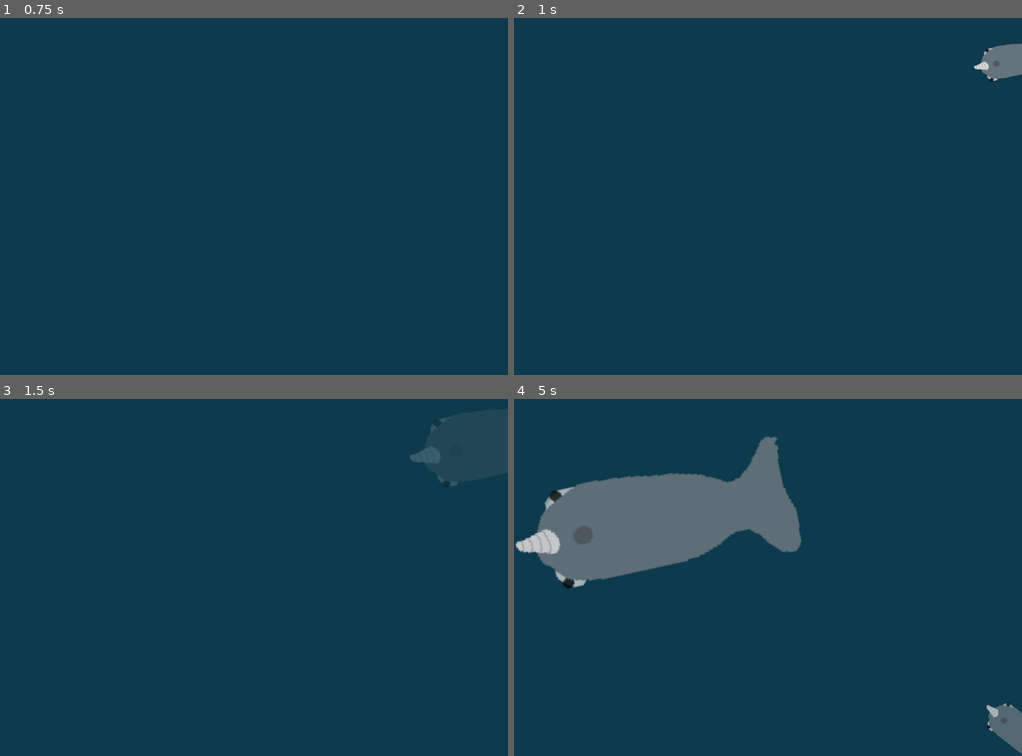
Above: before the commit, frames 1-4 (two rows, left to right).
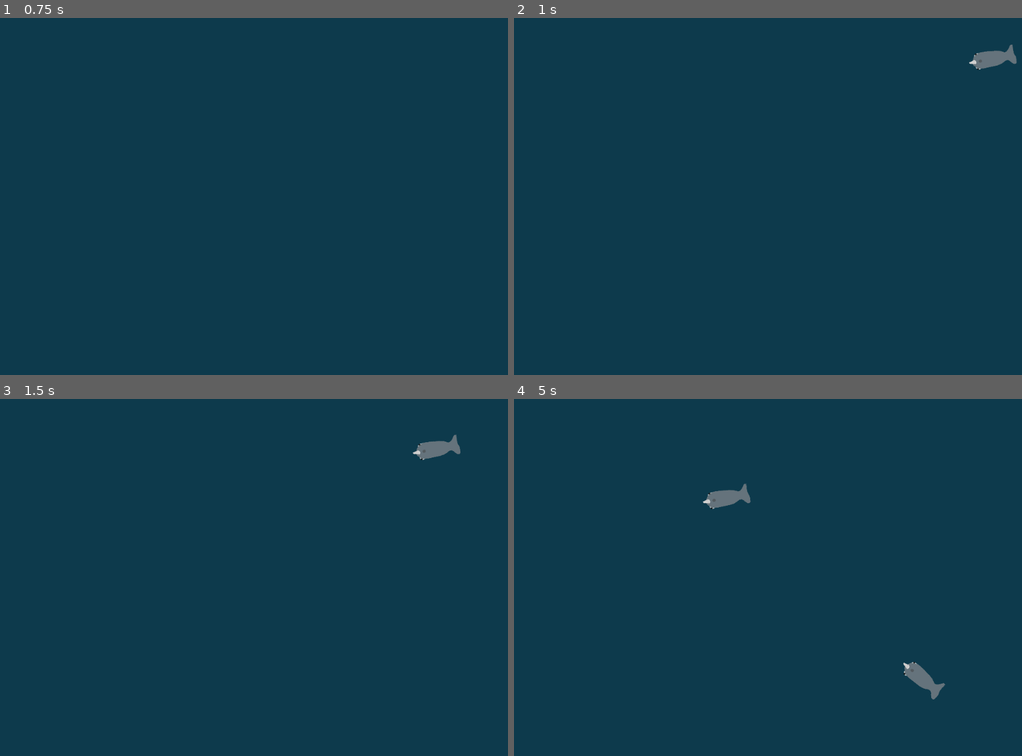
Above: after the commit, the same moments.

Repository: Unmeshme/task2
Game: Godot game, scene res://src/water_pond.tscn
The game is run twice, just before and just after one commit, with the same random seed, the same clock (stepped at 60 frames per second) and the same inputs.
Inputs (mouse positions are in pixels of both pictures, inside the frame that each line leads up to):
- Up to frame 1 (0.75 s): tap Enter at 0.5 s; move the mouse to (365, 178) at 0.52 s; press the mouse at (365, 178) at 0.53 s
- Up to frame 2 (1 s): no input
- Up to frame 3 (1.5 s): move the mouse to (502, 438) at 1.27 s; release the mouse at (502, 438) at 1.28 s; click (502, 438) at 1.35 s
- Up to frame 4 (5 s): move the mouse to (1016, 731) at 2.02 s; press the mouse at (1016, 731) at 2.03 s; move the mouse to (742, 648) at 2.77 s; release the mouse at (742, 648) at 2.78 s; click (742, 648) at 2.85 s; move the mouse to (920, 631) at 3.52 s; press the mouse at (920, 631) at 3.53 s; move the mouse to (615, 523) at 4.27 s; release the mouse at (615, 523) at 4.28 s; click (615, 523) at 4.35 s

Frame 1 is identical in both runs. In frame 2, 0.6% of the frame differs, in the area x 89-100%, y 7-18%; in frame 3, 0.5%; in frame 4, 13%, in the area x 0-100%, y 10-100%.

Commit message:
feat(Update): updated the functionality and cleared bugs

Diff:
--- a/src/fish.gd
+++ b/src/fish.gd
@@ -1,25 +1,50 @@
 extends Area2D
 
 const SPEED: float = 60.0
-const MAX_SIZE: Vector2 = Vector2(3.0, 3.0)
+const EDGE_MARGIN: float = 30.0 #top and bottom
+const EDGE_MARGIN_X: float = 60.0
+
+const NORMAL_SCALE: Vector2 = Vector2(0.5, 0.5)
+const MAX_SIZE: Vector2 = Vector2(1.0, 1.0)
 const HOVER_DURATION: float = 0.4
+
 const BOOST_DURATION: float = 3.0 # How long the speed boost lasts in seconds
+const BOOST_SPEED_MULTIPLIER: float = 4.0
+
+const STYLE_CHANGE_MIN_INTERVAL: float = 3.0
+const STYLE_CHANGE_MAX_INTERVAL: float = 6.0
+
+
+const TWEEN_STYLES: Array = [
+	[Tween.TRANS_LINEAR, Tween.EASE_IN_OUT],
+	[Tween.TRANS_SINE, Tween.EASE_IN_OUT],
+	[Tween.TRANS_QUAD, Tween.EASE_OUT],
+	[Tween.TRANS_CIRC, Tween.EASE_IN_OUT],
+	[Tween.TRANS_CUBIC, Tween.EASE_OUT],
+]
 
 var position_tween: Tween
 var scale_tween: Tween
 var blink_tween: Tween
 var boost_timer: Timer
+var style_timer: Timer
+var is_hovered: bool = false
 
 func _ready() -> void:
 	position_tween = Tween.new()
 	scale_tween = Tween.new()
 	blink_tween = Tween.new()
 	boost_timer = Timer.new()
+	style_timer = Timer.new()
 
 	add_child(position_tween)
 	add_child(scale_tween)
 	add_child(blink_tween)
 	add_child(boost_timer)
+	add_child(style_timer)
+
+	scale = NORMAL_SCALE
+	add_to_group("fish")
 
 	position_tween.connect("tween_completed", self, "_on_tween_completed")
 
@@ -27,9 +52,18 @@
 	boost_timer.one_shot = true
 	boost_timer.connect("timeout", self, "_on_boost_timeout")
 
-# Hover entered: freeze position movement and scale up
+	# Fires every 3-6s so the swim style varies even mid-flight
+	style_timer.one_shot = true
+	style_timer.connect("timeout", self, "_on_style_timer_timeout")
+
+
 func _on_fish_mouse_entered() -> void:
+	if not _should_take_hover_focus():
+		return
+
+	is_hovered = true
 	position_tween.stop_all()
+	style_timer.paused = true
 
 	scale_tween.remove(self, "scale")
 	scale_tween.interpolate_property(
@@ -43,29 +77,52 @@
 	)
 	scale_tween.start()
 
-# Hover exited: scale down and resume position movement
+
 func _on_fish_mouse_exited() -> void:
+	if not is_hovered:
+		return
+	is_hovered = false
+	_shrink_to_normal()
+	position_tween.resume_all()
+	style_timer.paused = false
+
+func _shrink_to_normal() -> void:
 	scale_tween.remove(self, "scale")
 	scale_tween.interpolate_property(
 		self,
 		"scale",
 		scale,
-		Vector2(1.0, 1.0),
+		NORMAL_SCALE,
 		HOVER_DURATION,
 		Tween.TRANS_LINEAR,
 		Tween.EASE_IN_OUT
 	)
 	scale_tween.start()
 
-	position_tween.resume_all()
+
+func _should_take_hover_focus() -> bool:
+	for m_other in get_tree().get_nodes_in_group("fish"):
+		if m_other == self or not m_other.is_hovered:
+			continue
+		if m_other.z_index > z_index:
+			return false
+		m_other.is_hovered = false
+		m_other._shrink_to_normal()
+		m_other.position_tween.resume_all()
+		m_other.style_timer.paused = false
+	return true
 
 
 func _on_fish_input_event(_p_viewport: Viewport, p_event: InputEvent, _p_shape_idx: int) -> void:
 	if p_event.is_action_pressed("left_click"):
+		#here remove the position tween?
 		_apply_speed_boost()
+		_on_fish_mouse_exited()
+		move()
+
 
 func _apply_speed_boost() -> void:
-	position_tween.playback_speed = 4.0
+	position_tween.playback_speed = BOOST_SPEED_MULTIPLIER
 
 	boost_timer.start(BOOST_DURATION)
 
@@ -95,7 +152,7 @@
 	blink_tween.start()
 
 
-# Triggered when boost duration expires
+
 func _on_boost_timeout() -> void:
 	position_tween.playback_speed = 1.0
 
@@ -103,29 +160,33 @@
 	blink_tween.remove_all()
 	modulate.a = 1.0
 
+
 func move() -> void:
-	var m_screen_size: Vector2 = _fall_back_screen_size()
-
-	position.x = clamp(position.x, 2.0, m_screen_size.x - 2.0)
-	position.y = clamp(position.y, 2.0, m_screen_size.y - 2.0)
+	var m_bounds: Rect2 = _get_bounds()
+
+	position.x = clamp(position.x, m_bounds.position.x, m_bounds.end.x)
+	position.y = clamp(position.y, m_bounds.position.y, m_bounds.end.y)
 
 	var m_direction: Vector2 = Vector2.DOWN.rotated(rotation)
-	var m_end_position: Vector2 = _find_end_position(position, m_direction)
+	var m_end_position: Vector2 = _find_end_position(position, m_direction, m_bounds)
 
 	var m_distance: float = position.distance_to(m_end_position)
 	var m_duration: float = m_distance / SPEED
 
 	position_tween.remove(self, "position")
-	_create_twin_with_different_property(m_end_position, m_duration)
+	_start_position_tween(m_end_position, m_duration)
 	position_tween.start()
 
-func _find_end_position(p_start_pos: Vector2, p_dir: Vector2) -> Vector2:
-	var m_screen_bounds: Rect2 = Rect2(Vector2.ZERO, _fall_back_screen_size())
+	style_timer.stop()
+	style_timer.start(rand_range(STYLE_CHANGE_MIN_INTERVAL, STYLE_CHANGE_MAX_INTERVAL))
+
+
+func _find_end_position(p_start_pos: Vector2, p_dir: Vector2, p_bounds: Rect2) -> Vector2:
 	var m_shortest_travel_time: float = INF
 
 	if p_dir.x != 0.0:
-		var m_time_to_left_edge: float = (m_screen_bounds.position.x - p_start_pos.x) / p_dir.x
-		var m_time_to_right_edge: float = (m_screen_bounds.end.x - p_start_pos.x) / p_dir.x
+		var m_time_to_left_edge: float = (p_bounds.position.x - p_start_pos.x) / p_dir.x
+		var m_time_to_right_edge: float = (p_bounds.end.x - p_start_pos.x) / p_dir.x
 
 		if m_time_to_left_edge > 0.0:
 			m_shortest_travel_time = min(m_shortest_travel_time, m_time_to_left_edge)
@@ -133,8 +194,8 @@
 			m_shortest_travel_time = min(m_shortest_travel_time, m_time_to_right_edge)
 
 	if p_dir.y != 0.0:
-		var m_time_to_top_edge: float = (m_screen_bounds.position.y - p_start_pos.y) / p_dir.y
-		var m_time_to_bottom_edge: float = (m_screen_bounds.end.y - p_start_pos.y) / p_dir.y
+		var m_time_to_top_edge: float = (p_bounds.position.y - p_start_pos.y) / p_dir.y
+		var m_time_to_bottom_edge: float = (p_bounds.end.y - p_start_pos.y) / p_dir.y
 
 		if m_time_to_top_edge > 0.0:
 			m_shortest_travel_time = min(m_shortest_travel_time, m_time_to_top_edge)
@@ -145,70 +206,52 @@
 
 
 
-#create 5-6 different type of tween and then add them in the move function dynamically choosing or something so everything else is decoupled
-func _create_twin_with_different_property(p_end_position: Vector2, p_duration: float) ->void:
-	var m_random : int = randi() % 5
-	#we might be able to utilize,
-	if m_random == 0:
-		position_tween.interpolate_property(
+func _start_position_tween(p_end_position: Vector2, p_duration: float) -> void:
+	var m_style: Array = TWEEN_STYLES[randi() % TWEEN_STYLES.size()]
+	position_tween.interpolate_property(
 		self,
 		"position",
 		position,
 		p_end_position,
 		p_duration,
-		Tween.TRANS_LINEAR,
-		Tween.EASE_IN_OUT
-	)
-	elif m_random == 1:
-		position_tween.interpolate_property(
-		self,
-		"position",
-		position,
-		p_end_position,
-		p_duration,
-		Tween.TRANS_CIRC,
-		Tween.EASE_IN_OUT
-	)
-	elif m_random == 2:
-		position_tween.interpolate_property(
-		self,
-		"position",
-		position,
-		p_end_position,
-		p_duration,
-		Tween.TRANS_QUAD,
-		Tween.EASE_OUT
-	)
-	elif m_random == 3:
-		position_tween.interpolate_property(
-		self,
-		"position",
-		position,
-		p_end_position,
-		p_duration,
-		Tween.TRANS_ELASTIC,
-		Tween.EASE_IN
-	)
-	else:
-		position_tween.interpolate_property(
-		self,
-		"position",
-		position,
-		p_end_position,
-		p_duration,
-		Tween.TRANS_BOUNCE,
-		Tween.EASE_OUT_IN
+		m_style[0],
+		m_style[1]
 	)
 
 
 func _on_tween_completed(_p_object: Object, p_key: NodePath) -> void:
 	if p_key == NodePath(":position"):
+		var m_bounds: Rect2 = _get_bounds()
+		position.x = clamp(position.x, m_bounds.position.x, m_bounds.end.x)
+		position.y = clamp(position.y, m_bounds.position.y, m_bounds.end.y)
 		_change_direction()
 
+
+func _on_style_timer_timeout() -> void:
+	move()
+
+
 func _change_direction() -> void:
-	rotation = (PI + rotation) + rand_range(PI / 10.0, PI / 8.0)
-	#is it better to move or just recompute, the end_point? will the tween continue to behave as expected?
+	var m_bounds: Rect2 = _get_bounds()
+	var m_hit_side: bool = position.x <= m_bounds.position.x or position.x >= m_bounds.end.x
+	var m_hit_top_or_bottom: bool = position.y <= m_bounds.position.y or position.y >= m_bounds.end.y
+
+	if m_hit_side and m_hit_top_or_bottom:
+		rotation = PI + rotation
+	elif m_hit_side:
+		rotation = -rotation
+	else:
+		rotation = PI - rotation
+
+	rotation += rand_range(-PI / 16.0, PI / 16.0)
 	move()
 
-func _fall_back_screen_size() -> Vector2:
+
+func _get_window_size() -> Vector2:
 	return get_viewport().size
+
+
+func _get_bounds() -> Rect2:
+	var m_top_left: Vector2 = Vector2(EDGE_MARGIN_X, EDGE_MARGIN)
+	var m_size: Vector2 = _get_window_size() - m_top_left * 2.0
+	return Rect2(m_top_left, m_size)
--- a/src/globals.gd
+++ b/src/globals.gd
@@ -1,8 +1,10 @@
 extends Node
 
 
-var screen_size : Vector2
+#removing the smooth rotation and making everything work with only, the fish motion
+
 var total_fish_count: int = 0
+
 # Called when the node enters the scene tree for the first time.
 func _ready():
 	#isn't it better to call this on the main scripts _ready func??
--- a/src/water_pond.gd
+++ b/src/water_pond.gd
@@ -1,5 +1,8 @@
 extends Control
 
 
+#there is no need for this script to exist anymore
+
+
 func _ready():
-	Globals.screen_size = get_viewport().size
+	pass
